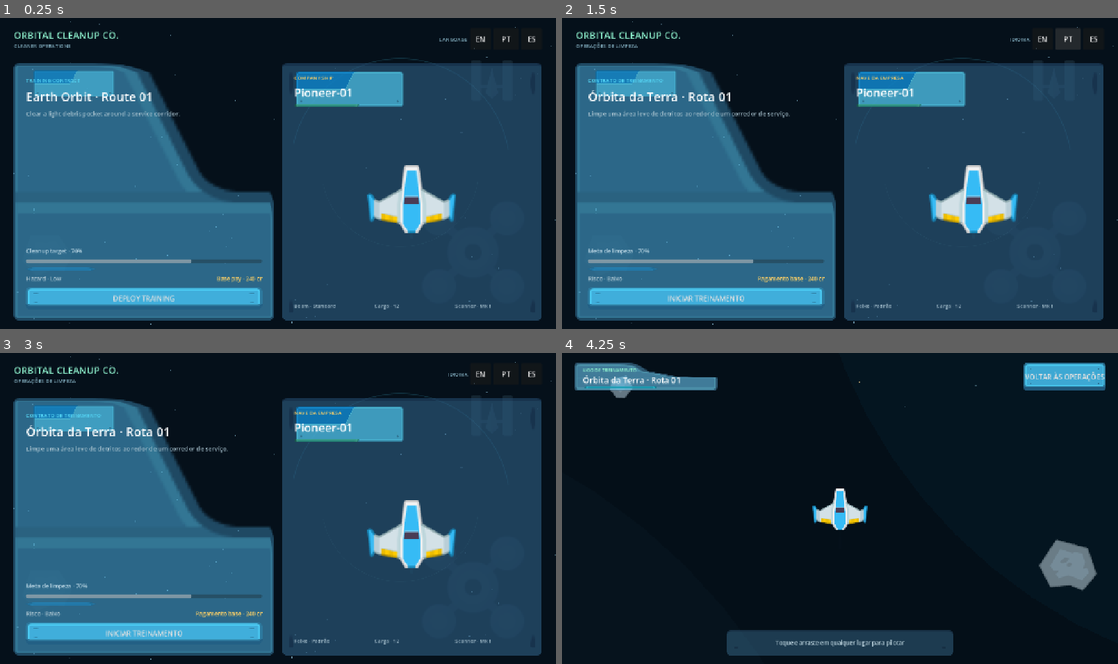
Above: before the commit, frames 1-4 (two rows, left to right).
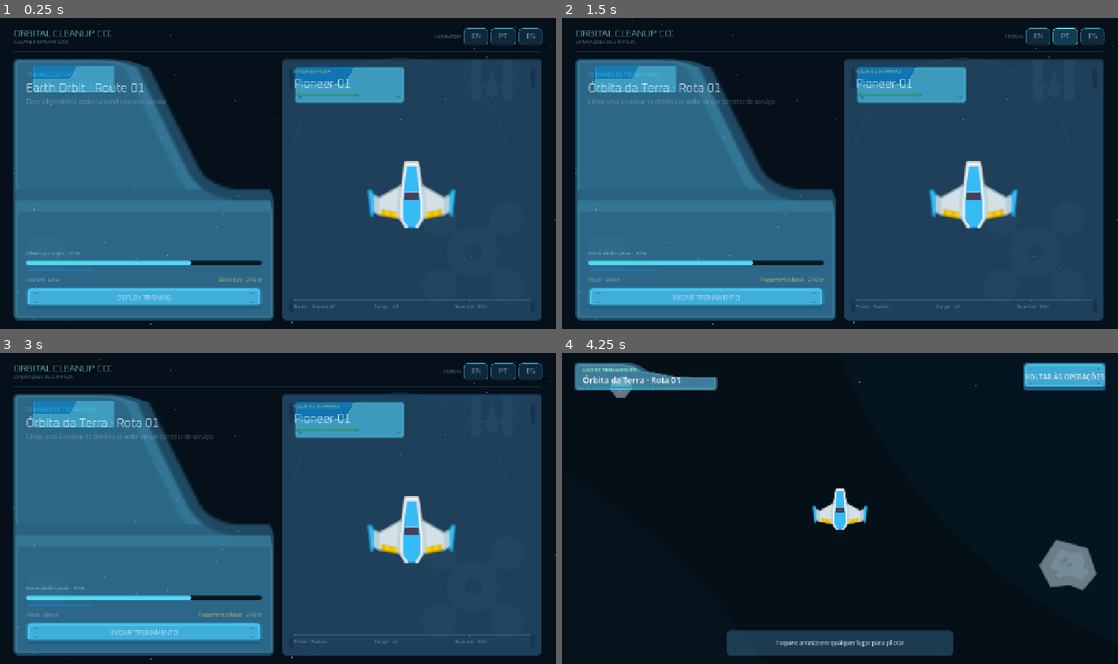
Above: after the commit, the same moments.

Repository: EwertonMendes/Orbital-Cleanup-Co.
Game: Godot game, scene res://src/core/app/app_root.tscn
Same seed, same stepped clock (60 frames per second), same inputs: the game is played once before the commit and once after it.
Inputs:
- Up to frame 1 (0.25 s): no input
- Up to frame 2 (1.5 s): click "EN" at 0.5 s; click "PT" at 1.25 s
- Up to frame 3 (3 s): click "INICIAR TREINAMENTO" at 2 s; click "VOLTAR ÀS OPERAÇÕES" at 2.75 s
- Up to frame 4 (4.25 s): click "INICIAR TREINAMENTO" at 3.5 s

The runs differ from the first frame. In frame 1, 8.1% of the frame differs, in the area x 2-98%, y 3-94%; in frame 2, 8.5%; in frame 3, 8.4%; in frame 4, nothing differs.

Commit message:
fix: rewrite shared OCC theme resource cleanly

Diff:
--- a/src/ui/themes/occ_theme.tres
+++ b/src/ui/themes/occ_theme.tres
@@ -1,4 +1,6 @@
-[gd_resource type="Theme" load_steps=10 format=3]\n\n[ext_resource type="FontFile" path="res://assets/third_party/oxanium/Oxanium[wght].ttf" id="1"]
+[gd_resource type="Theme" load_steps=10 format=3]
+
+[ext_resource type="FontFile" path="res://assets/third_party/oxanium/Oxanium[wght].ttf" id="1"]
 
 [sub_resource type="StyleBoxFlat" id="ButtonNormal"]
 bg_color = Color(0.055, 0.165, 0.235, 0.96)
@@ -7,10 +9,10 @@
 border_width_right = 1
 border_width_bottom = 1
 border_color = Color(0.24, 0.66, 0.79, 0.55)
-corner_radius_top_left = 9
-corner_radius_top_right = 9
-corner_radius_bottom_right = 9
-corner_radius_bottom_left = 9
+corner_radius_top_left = 7
+corner_radius_top_right = 7
+corner_radius_bottom_right = 7
+corner_radius_bottom_left = 7
 content_margin_left = 18.0
 content_margin_top = 11.0
 content_margin_right = 18.0
@@ -23,10 +25,10 @@
 border_width_right = 1
 border_width_bottom = 1
 border_color = Color(0.34, 0.85, 0.98, 0.9)
-corner_radius_top_left = 9
-corner_radius_top_right = 9
-corner_radius_bottom_right = 9
-corner_radius_bottom_left = 9
+corner_radius_top_left = 7
+corner_radius_top_right = 7
+corner_radius_bottom_right = 7
+corner_radius_bottom_left = 7
 content_margin_left = 18.0
 content_margin_top = 11.0
 content_margin_right = 18.0
@@ -39,10 +41,10 @@
 border_width_right = 1
 border_width_bottom = 1
 border_color = Color(0.56, 0.95, 0.81, 0.95)
-corner_radius_top_left = 9
-corner_radius_top_right = 9
-corner_radius_bottom_right = 9
-corner_radius_bottom_left = 9
+corner_radius_top_left = 7
+corner_radius_top_right = 7
+corner_radius_bottom_right = 7
+corner_radius_bottom_left = 7
 content_margin_left = 18.0
 content_margin_top = 11.0
 content_margin_right = 18.0
@@ -55,10 +57,10 @@
 border_width_right = 2
 border_width_bottom = 2
 border_color = Color(1, 0.82, 0.4, 0.9)
-corner_radius_top_left = 10
-corner_radius_top_right = 10
-corner_radius_bottom_right = 10
-corner_radius_bottom_left = 10
+corner_radius_top_left = 8
+corner_radius_top_right = 8
+corner_radius_bottom_right = 8
+corner_radius_bottom_left = 8
 
 [sub_resource type="StyleBoxFlat" id="Panel"]
 bg_color = Color(0.035, 0.105, 0.155, 0.94)
@@ -67,10 +69,10 @@
 border_width_right = 1
 border_width_bottom = 1
 border_color = Color(0.24, 0.62, 0.74, 0.34)
-corner_radius_top_left = 16
-corner_radius_top_right = 16
-corner_radius_bottom_right = 16
-corner_radius_bottom_left = 16
+corner_radius_top_left = 14
+corner_radius_top_right = 14
+corner_radius_bottom_right = 14
+corner_radius_bottom_left = 14
 shadow_color = Color(0, 0, 0, 0.28)
 shadow_size = 10
 
